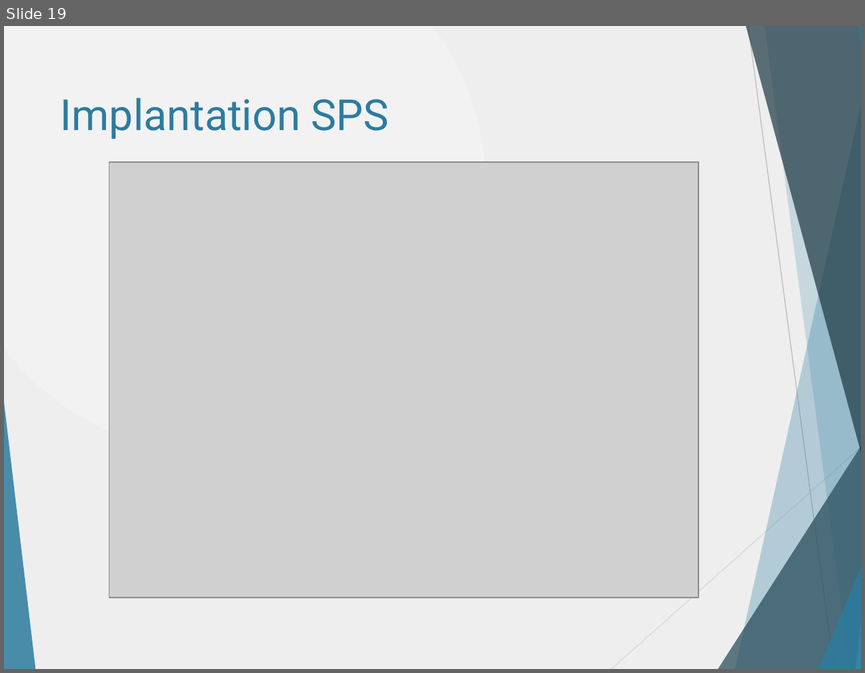
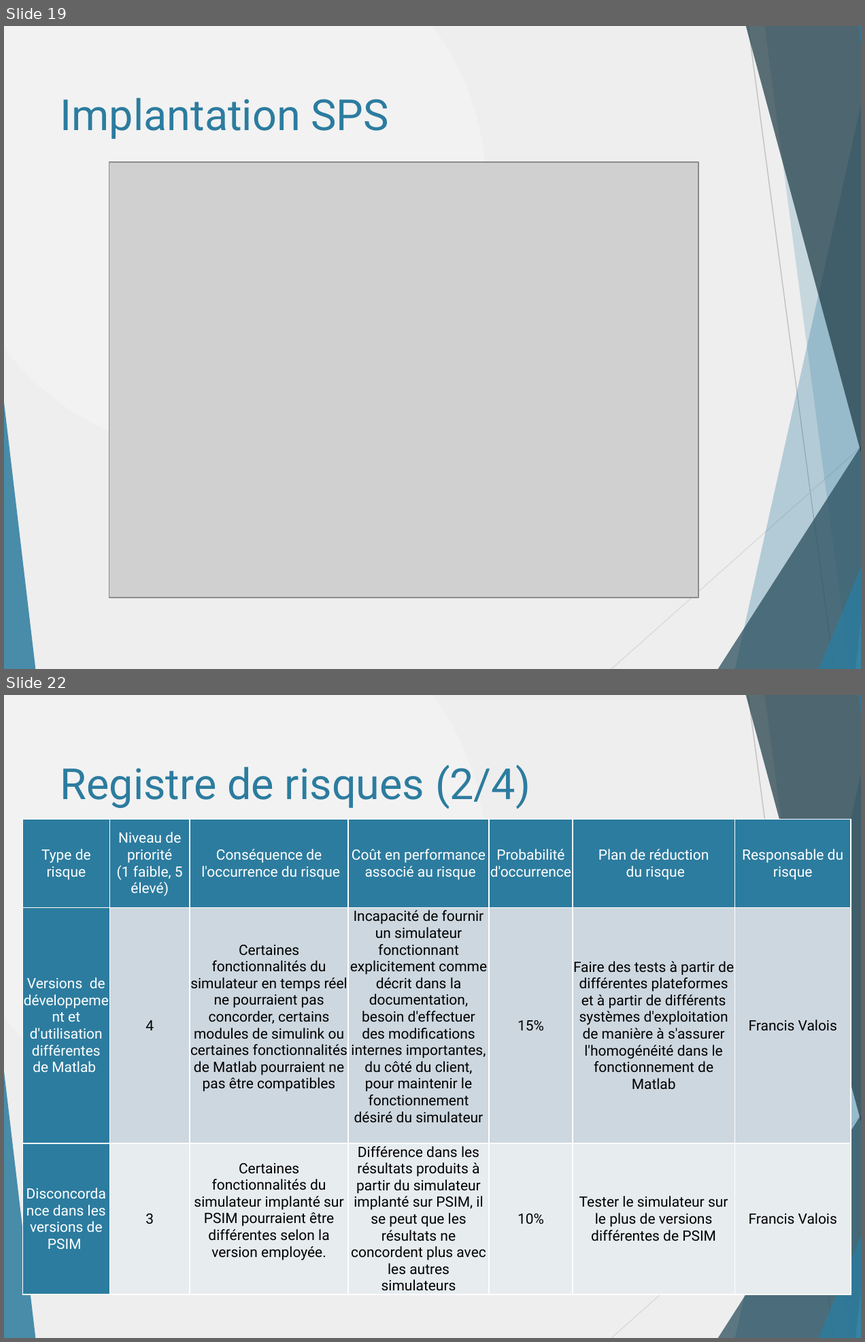
Before and after one commit to danthib76/DesignIV, a slide deck: Remise/Remise 2/Presentation1_corrigee_DT.pptx. Shown one above the other, each under a label of ours: slide 19 before the commit, slides 19 and 22 after it; the slides between them are not shown. The pictures are 865x673 and 865x1342 pixels, drawn with LibreOffice and Linux fonts; fonts in the diff are those of the drawing; grey boxes stand for pictures. Boxes give left, top, right and bottom in pixels: in the first picture for what was removed or moved away, otherwise in the second. Text is boxed around its words. In the diff, an @@ line names an element or a change of style, - is before the commit and + after.

Commit message:
Registre de risque, plan de test, gantt et WBS intégré dans le PPT

```diff
--- a/Remise/Remise 2/Presentation1_corrigee_DT.pptx
+++ b/Remise/Remise 2/Presentation1_corrigee_DT.pptx
@@ slide 22 added at (4,695,861,1338), background gradient #F2F2F2 to #EEEEEE; not listed: 10 template elements that a slide beside it also shows @@
@@ title added at (60,764,530,809), 36 pt, text #2C7C9F @@
+Registre de risques (2/4)
@@ table added at (23,819,851,1304), 3 rows, 7 columns @@
+Type de risque | Niveau de priorité (1 faible, 5 élevé) | Conséquence de l'occurrence du risque | Coût en performance associé au risque | Probabilité d'occurrence | Plan de réduction du risque | Responsable du risque
+Versions de développement et d'utilisation différentes de Matlab | 4 | Certaines fonctionnalités du simulateur en temps réel ne pourraient pas concorder, certains modules de simulink ou certaines fonctionnalités de Matlab pourraient ne pas être compatibles | Incapacité de fournir un simulateur fonctionnant explicitement comme décrit dans la documentation, besoin d'effectuer des modifications internes importantes, du côté du client, pour maintenir le fonctionnement désiré du simulateur | 15% | Faire des tests à partir de différentes plateformes et à partir de différents systèmes d'exploitation de manière à s'assurer l'homogénéité dans le fonctionnement de Matlab | Francis Valois
+Disconcordance dans les versions de PSIM | 3 | Certaines fonctionnalités du simulateur implanté sur PSIM pourraient être différentes selon la version employée. | Différence dans les résultats produits à partir du simulateur implanté sur PSIM, il se peut que les résultats ne concordent plus avec les autres simulateurs | 10% | Tester le simulateur sur le plus de versions différentes de PSIM | Francis Valois
```
Also in this commit, not shown: 9 other slides added.
